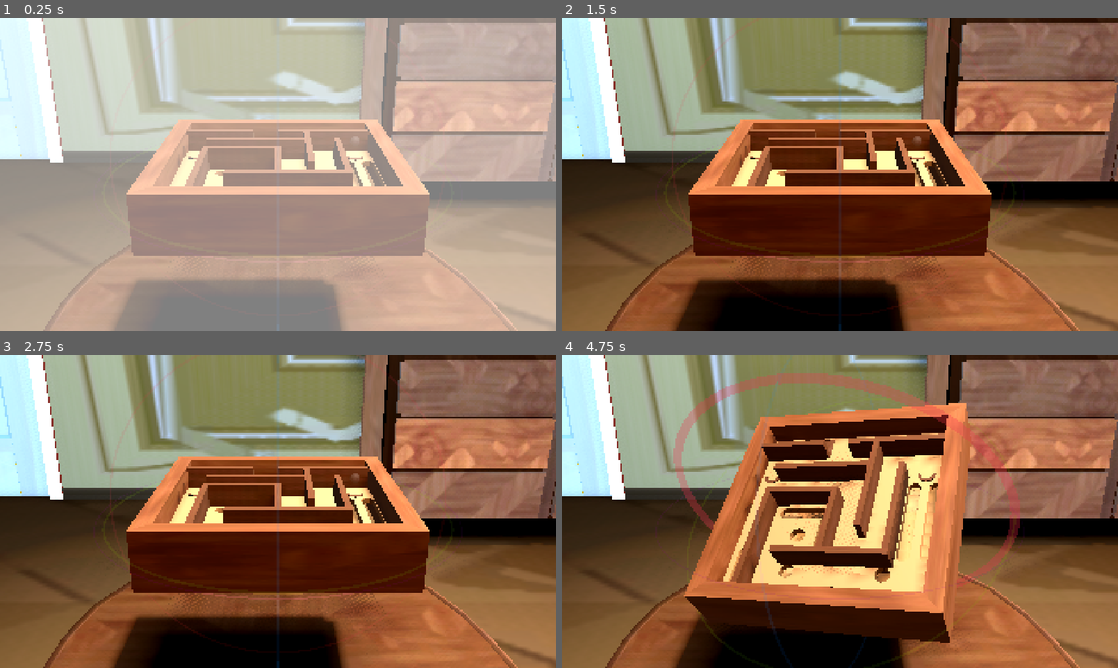
Above: before the commit, frames 1-4 (two rows, left to right).
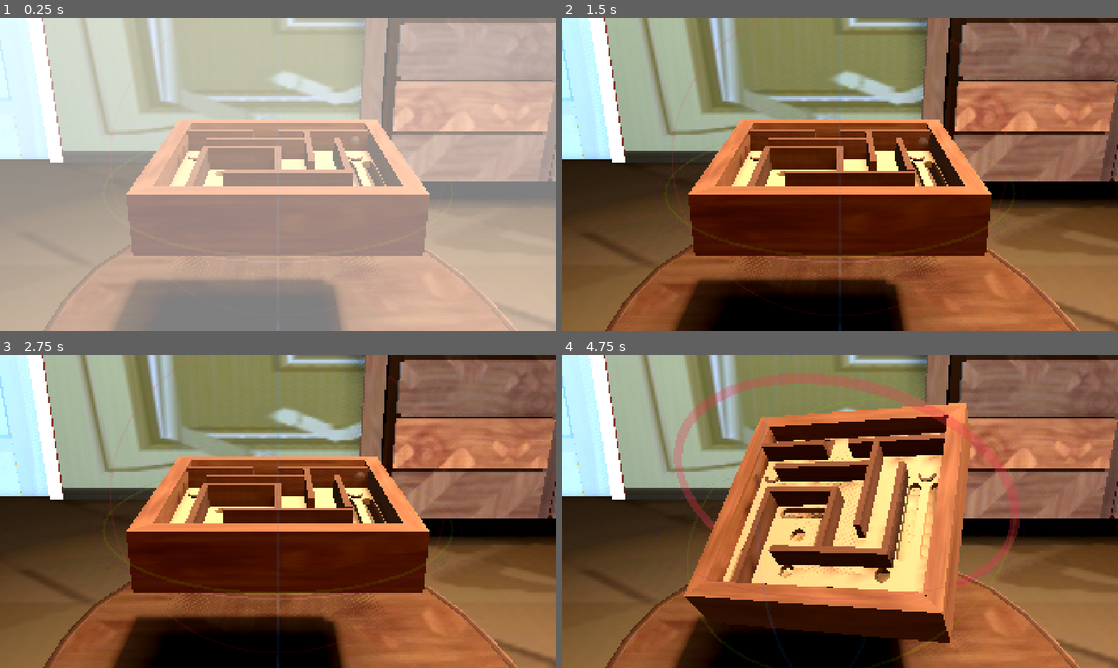
Above: after the commit, the same moments.

Repository: henpemaz/Marble-Maze
Game: Godot game, scene res://Game/Levels/level_1.tscn
Same seed, same stepped clock (60 frames per second), same inputs: the game is played once before the commit and once after it. This scene is started directly instead of the project's main scene.
Inputs (mouse positions are in pixels of both pictures, inside the frame that each line leads up to):
- Up to frame 1 (0.25 s): no input
- Up to frame 2 (1.5 s): tap Enter (ui_accept) at 0.5, 0.77 s; move the mouse to (962, 158) at 0.52 s; tap Space (tap_puzzle, bound only after the commit) at 0.6 s; move the mouse to (728, 190) at 1.27 s; right-click (728, 190) at 1.35 s
- Up to frame 3 (2.75 s): tap Enter (ui_accept) at 1.52 s; tap Space (tap_puzzle, bound only after the commit) at 1.55, 2.3 s; move the mouse to (333, 442) at 2.02 s; press the mouse at (333, 442) at 2.03 s
- Up to frame 4 (4.75 s): move the mouse to (812, 574) at 2.77 s; release the mouse at (812, 574) at 2.78 s; tap Space (tap_puzzle, bound only after the commit) at 2.85, 3.6, 4.55 s; tap Enter (ui_accept) at 3.02, 3.5, 3.77, 4.25, 4.52 s; move the mouse to (1006, 558) at 3.52 s; move the mouse to (673, 464) at 4.27 s; right-click (673, 464) at 4.35 s

The runs differ from the first frame. In frame 1, 0.1% of the frame differs, in the area x 23-77%, y 34-56%; in frame 2, 0.3%; in frame 3, 0.3%; in frame 4, 0.4%, in the area x 20-82%, y 5-92%.

Commit message:
tap and physics fix

Diff:
--- a/marble-maze/Game/Components/controls.gd
+++ b/marble-maze/Game/Components/controls.gd
@@ -24,18 +24,19 @@
 	camera_pivot.rotation.y += camera_motion.x * cam_speed
 	camera_motion = Vector2.ZERO
 
+var puzzle_goal:Basis
 func _physics_process(delta: float) -> void:
-	var change := Basis()
 	if puzzle_motion:
+		var change := Basis()
 		change = change.rotated(Vector3.RIGHT, puzzle_motion.y * puzzle_speed)
 		change = change.rotated(Vector3.UP, puzzle_motion.x * puzzle_speed)
-		change = camera_pivot.basis * change * camera_pivot.basis.inverse()
+		puzzle_goal = camera_pivot.basis * change * camera_pivot.basis.inverse() * puzzle_goal
 	elif gizmo_motion.y:
-		change = change.rotated(puzzle.basis.y, gizmo_motion.y)
+		puzzle_goal = puzzle_goal.rotated(puzzle_goal.y.normalized(), gizmo_motion.y)
 	elif gizmo_motion.x:
-		change = change.rotated(puzzle.basis.x, gizmo_motion.x)
+		puzzle_goal = puzzle_goal.rotated(puzzle_goal.x.normalized(), gizmo_motion.x)
 	elif gizmo_motion.z:
-		change = change.rotated(puzzle.basis.z, gizmo_motion.z)
+		puzzle_goal = puzzle_goal.rotated(puzzle_goal.z.normalized(), gizmo_motion.z)
 
 	puzzle_motion = Vector2.ZERO
 	gizmo_motion = Vector3.ZERO
@@ -56,13 +57,24 @@
 	#puzzle.angular_velocity = 0.5*(b.x.cross(db.x) + b.y.cross(db.y) + b.z.cross(db.z))/delta
 
 	# Simpler method
-	var q := change.get_rotation_quaternion()
+	puzzle.apply_torque_impulse(-1.0 * puzzle.inertia * puzzle.angular_velocity)
+	var q := (puzzle_goal * puzzle.basis.inverse()).get_rotation_quaternion()
 	var qmotion := q.get_axis() * q.get_angle()
 	if not qmotion.is_zero_approx():
-		puzzle.angular_velocity = qmotion / delta
+		#puzzle.angular_velocity = qmotion / delta
+		puzzle.apply_torque_impulse(puzzle.inertia * (qmotion / delta))
 	else: # above lacks precision at low angles
 		# bellow doesn't work at high angles
-		puzzle.angular_velocity = change.get_euler()/delta
+		#puzzle.angular_velocity = (puzzle_goal * puzzle.basis.inverse()).get_euler()/delta
+		puzzle.apply_torque_impulse(puzzle.inertia * ((puzzle_goal * puzzle.basis.inverse()).get_euler()/delta))
+
+	# Tap tap
+	if Input.is_action_just_pressed("tap_puzzle"):
+		print("tap")
+		puzzle.apply_central_impulse(0.3 * puzzle.mass *(puzzle.basis*Vector3.UP))
+
+	puzzle.apply_central_force((-0.5 / delta) * puzzle.mass * puzzle.linear_velocity)
+	puzzle.apply_central_force((-20 / delta ) * puzzle.mass * puzzle.position)
 
 var gizmo_motion:Vector3
 func _on_gizmo_y_dragged(offset: float) -> void:
--- a/marble-maze/Game/Components/pebble.tscn
+++ b/marble-maze/Game/Components/pebble.tscn
@@ -24,9 +24,6 @@
 mass = 0.1
 gravity_scale = 0.5
 can_sleep = false
-continuous_cd = true
-linear_damp_mode = 1
-angular_damp_mode = 1
 
 [node name="CollisionShape3D" type="CollisionShape3D" parent="." unique_id=851780660]
 transform = Transform3D(0.011, 0, 0, 0, 0.011, 0, 0, 0, 0.011, 0, 0, 0)
--- /dev/null
+++ b/marble-maze/Game/Components/puzzle.gd
@@ -0,0 +1,5 @@
+extends RigidBody3D
+
+
+func _integrate_forces(state: PhysicsDirectBodyState3D) -> void:
+	pass
--- a/marble-maze/Game/Components/simple_puzzle.tscn
+++ b/marble-maze/Game/Components/simple_puzzle.tscn
@@ -58,7 +58,6 @@
 
 [node name="SimplePuzzle" unique_id=1401497948 instance=ExtResource("1_535gi")]
 input_ray_pickable = false
-mass = 1000000.0
 gravity_scale = 0.0
 center_of_mass_mode = 1
 can_sleep = false
--- a/marble-maze/Game/Levels/level_1.tscn
+++ b/marble-maze/Game/Levels/level_1.tscn
@@ -82,9 +82,9 @@
 puzzle = NodePath("../SimplePuzzle")
 
 [node name="SimplePuzzle" parent="Gameplay/GameplayOrigin" parent_id_path=PackedInt32Array(474484639) index="5" unique_id=1401497948 instance=ExtResource("2_hxy2c")]
+inertia = Vector3(1, 1, 1)
 
 [node name="Pebble" parent="Gameplay/GameplayOrigin" parent_id_path=PackedInt32Array(474484639) index="6" unique_id=317528949 instance=ExtResource("3_hxy2c")]
 transform = Transform3D(1, 0, 0, 0, 1, 0, 0, 0, 1, -0.0830355, 0.029176593, -0.08523701)
-continuous_cd = false
 
 [editable path="UI/PauseScreen/MenuTree/SettingsMenu"]
--- a/marble-maze/project.godot
+++ b/marble-maze/project.godot
@@ -80,10 +80,18 @@
 "events": [Object(InputEventMouseButton,"resource_local_to_scene":false,"resource_name":"","device":-1,"window_id":0,"a …(253 unchanged characters)…
 ]
 }
+tap_puzzle={
+"deadzone": 0.2,
+"events": [Object(InputEventKey,"resource_local_to_scene":false,"resource_name":"","device":-1,"window_id":0,"alt_pressed":false,"shift_pressed":false,"ctrl_pressed":false,"meta_pressed":false,"pressed":false,"keycode":0,"physical_keycode":32,"key_label":0,"unicode":32,"location":0,"echo":false,"script":null)
+]
+}
 
 [physics]
 
 3d/physics_engine="Jolt Physics"
+jolt_physics_3d/simulation/penetration_slop=0.001
+jolt_physics_3d/simulation/baumgarte_stabilization_factor=0.5
+jolt_physics_3d/simulation/continuous_cd_movement_threshold=0.25
 
 [rendering]
 
Not shown, added: marble-maze/Game/Components/puzzle.gd.uid
Not shown, changed: marble-maze/todo.txt
